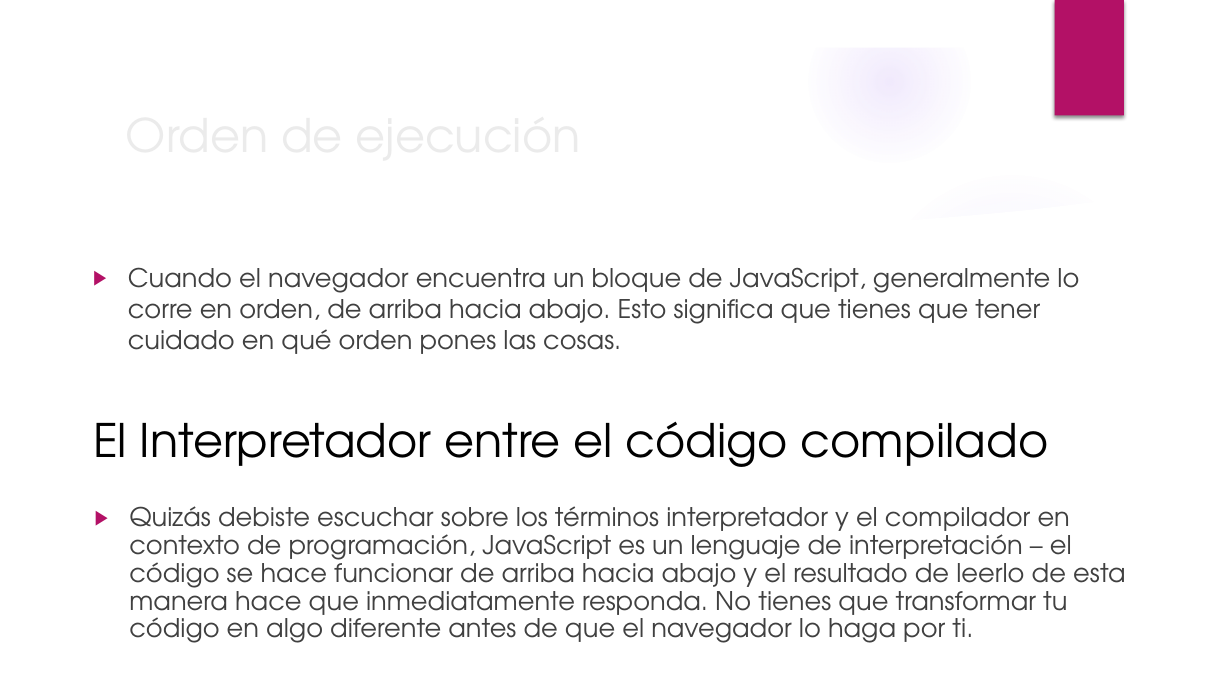
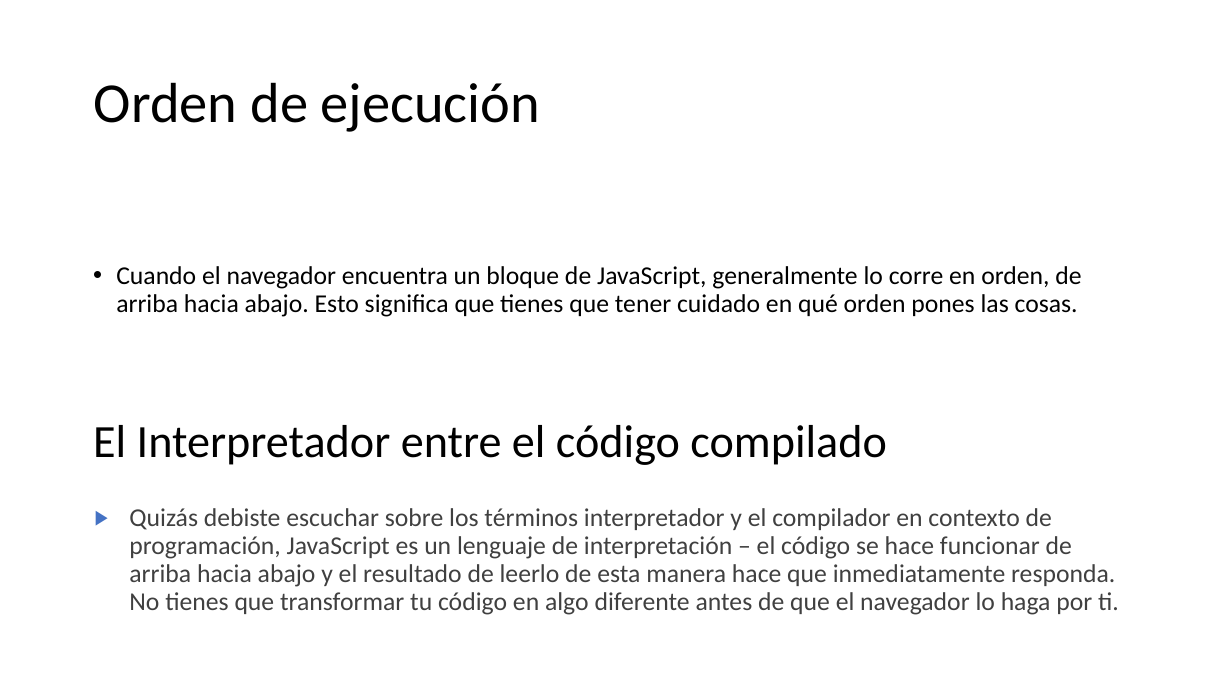
Before and after one commit to stealth14/Web-Transicion-Gradiente, a slide deck: slide 9 of diapositivas teoría JS.pptx. Drawn at 1232x693 pixels with LibreOffice and Linux fonts; fonts in the diff are those of the drawing; background and template pictures are left out. Boxes give left, top, right and bottom in pixels: in the first picture for what was removed or moved away, otherwise in the second. Text is boxed around its words. In the diff, an @@ line names an element or a change of style, - is before the commit and + after.

```diff
--- a/diapositivas teoría JS.pptx
+++ b/diapositivas teoría JS.pptx
@@ group removed at box(0, 0, 1232, 693): 5 ellipses, 2 freeform shapes @@
@@ rectangle removed at box(1055, 0, 1124, 116) @@
@@ title "Orden de ejecución": place and size @@
-title "Orden de ejecución" at box(239, 292, 361, 320)
+title "Orden de ejecución" at box(94, 82, 540, 132)
@@ title "Orden de ejecución" at box(94, 82, 540, 132): size 36 to 44 pt, font TeX Gyre Adventor to Calibri, text colour #EBEBEB to #000000; line spacing 1 to 0.9 @@
@@ text "Cuando el navegador encuentra un ..." at box(116, 266, 1081, 317): font TeX Gyre Adventor to Calibri, text colour #404040 to #000000; bullet ▶ to •; line spacing 1 to 0.9 @@
@@ text "El Interpretador entre el código ..." at box(93, 425, 886, 465): font TeX Gyre Adventor to Calibri @@
@@ text "Quizás debiste escuchar sobre los ..." at box(129, 508, 1119, 615): font TeX Gyre Adventor to Calibri; bullet colour #B31166 to #4472C4 @@
```
Also in this commit, not shown: 10 other slides changed, 5 other files.
